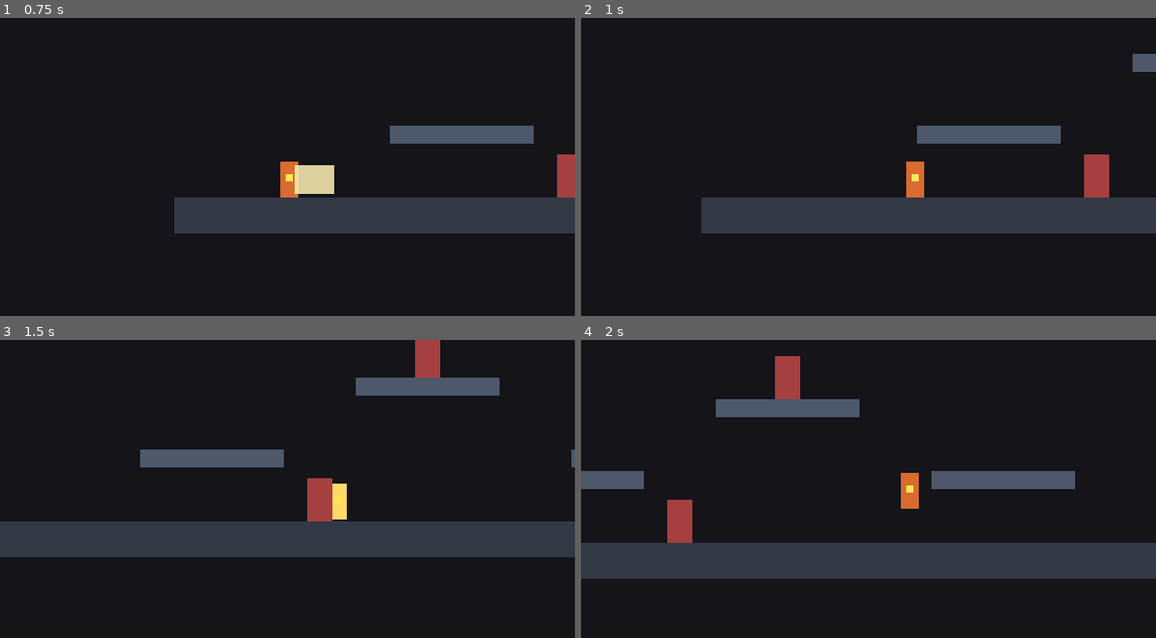
Above: before the commit, frames 1-4 (two rows, left to right).
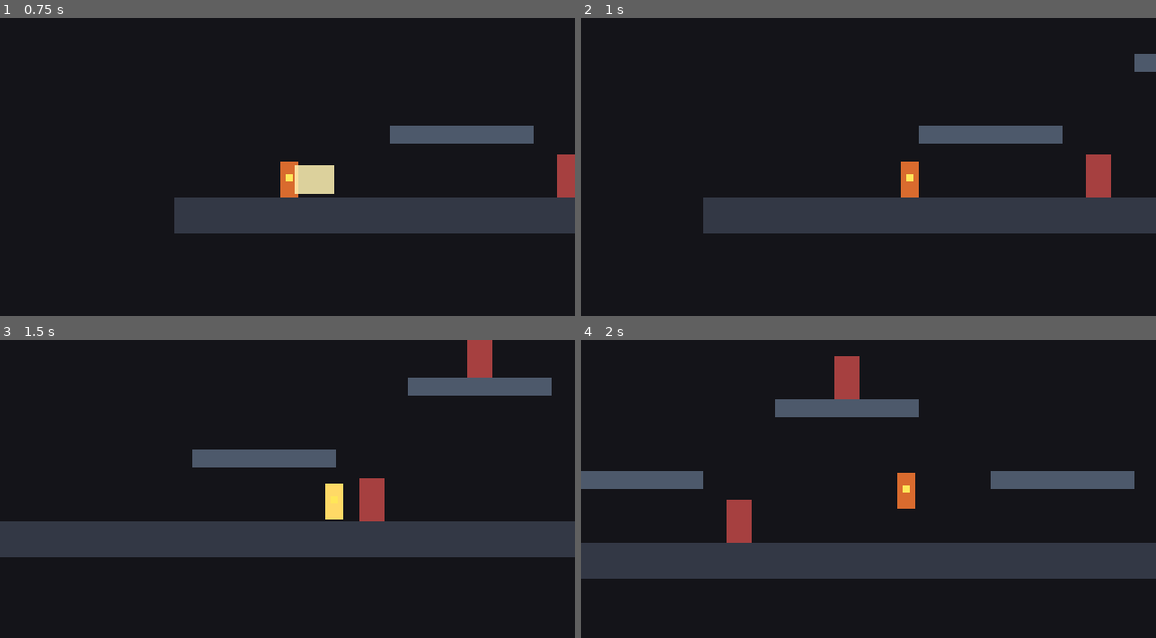
Above: after the commit, the same moments.

Repository: ParjanyaReddy/TheLastWick
Game: Godot game, scene res://scenes/test/test_level.tscn
The game is run twice, just before and just after one commit, with the same random seed, the same clock (stepped at 60 frames per second) and the same inputs.
Inputs:
- Up to frame 1 (0.75 s): hold D (move_right) from 0.53 s (still down); tap J (attack) at 0.6 s
- Up to frame 2 (1 s): keep holding D (move_right); tap Space (jump) at 0.77 s; tap Shift (dash) at 0.8 s
- Up to frame 3 (1.5 s): keep holding D (move_right); tap Space (jump) at 1.07 s; tap Shift (dash) at 1.35 s
- Up to frame 4 (2 s): keep holding D (move_right); tap Space (jump) at 1.52, 1.55, 1.82 s

Frame 1 is identical in both runs. In frame 2, 0.5% of the frame differs, in the area x 20-97%, y 12-73%; in frame 3, 4.7%; in frame 4, 5.8%, in the area x 10-97%, y 5-69%.

Commit message:
Fix mid-air dash distance and make dash-cancel immediate

Diff:
--- a/scripts/player.gd
+++ b/scripts/player.gd
@@ -37,6 +37,7 @@
 var dash_dir := 1.0
 var can_air_dash := true
 var dash_started_on_ground := false
+var is_long_jumping := false
 var is_invulnerable := false
 
 # Attack variables
@@ -87,18 +88,19 @@
 		if is_on_floor():
 			velocity.x = move_toward(velocity.x, dir * SPEED, ACCEL * delta)
 		else:
-			if sign(velocity.x) == dir and abs(velocity.x) > SPEED:
-				velocity.x = move_toward(velocity.x, dir * SPEED, 160.0 * delta)
+			if is_long_jumping and sign(velocity.x) == dir and abs(velocity.x) > SPEED:
+				velocity.x = move_toward(velocity.x, dir * SPEED, 200.0 * delta)
 			else:
 				velocity.x = move_toward(velocity.x, dir * SPEED, AIR_ACCEL * delta)
 	else:
-		var f := FRICTION if is_on_floor() else 250.0
+		var f := FRICTION if is_on_floor() else 350.0
 		velocity.x = move_toward(velocity.x, 0.0, f * delta)
 
 	# Gravity & floor reset
 	if is_on_floor():
 		coyote = COYOTE_TIME
 		can_air_dash = true
+		is_long_jumping = false
 	else:
 		var g := GRAVITY * (FALL_MULT if velocity.y > 0.0 else 1.0)
 		velocity.y = min(velocity.y + g * delta, MAX_FALL)
@@ -148,6 +150,7 @@
 	if jump_buffer > 0.0 and dash_started_on_ground:
 		velocity.y = JUMP_VELOCITY
 		velocity.x = dash_dir * LONG_JUMP_SPEED
+		is_long_jumping = true
 		jump_buffer = 0.0
 		coyote = 0.0
 		_end_dash()
@@ -164,6 +167,8 @@
 	is_invulnerable = false
 	if body_color:
 		body_color.color = Color(0.85, 0.42, 0.18, 1.0)
+	if not is_long_jumping:
+		velocity.x = clamp(velocity.x, -SPEED, SPEED)
 
 # ==================== COMBAT CORE ====================
 
@@ -236,10 +241,9 @@
 	else:
 		velocity.x = move_toward(velocity.x, 0.0, FRICTION * delta)
 
-	# Last 30% of swing can be cancelled by Dash
-	if attack_timer <= attack_duration * 0.35:
-		attack_can_cancel = true
-		if Input.is_action_just_pressed("dash") and dash_cooldown_timer <= 0.0:
+	# Dash-cancel: Press Dash anytime during an attack to cancel the swing and dash immediately!
+	if Input.is_action_just_pressed("dash") and dash_cooldown_timer <= 0.0:
+		if is_on_floor() or can_air_dash:
 			_end_attack()
 			var dir := Input.get_axis("move_left", "move_right")
 			_start_dash(dir)
